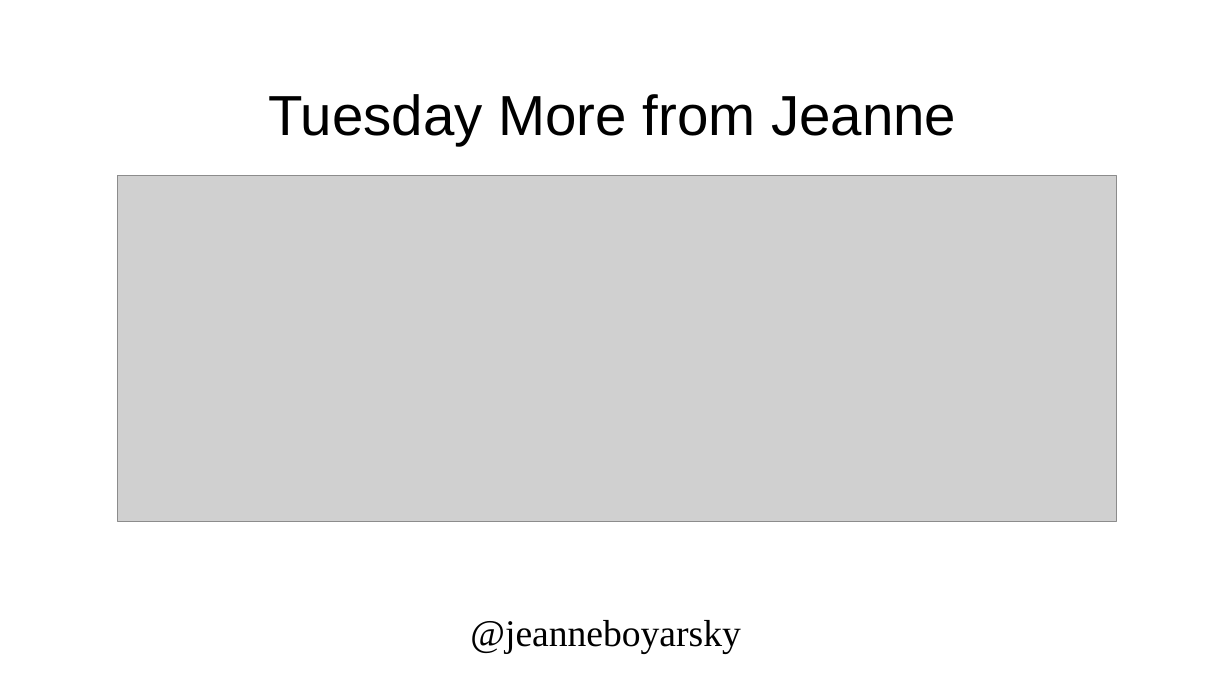
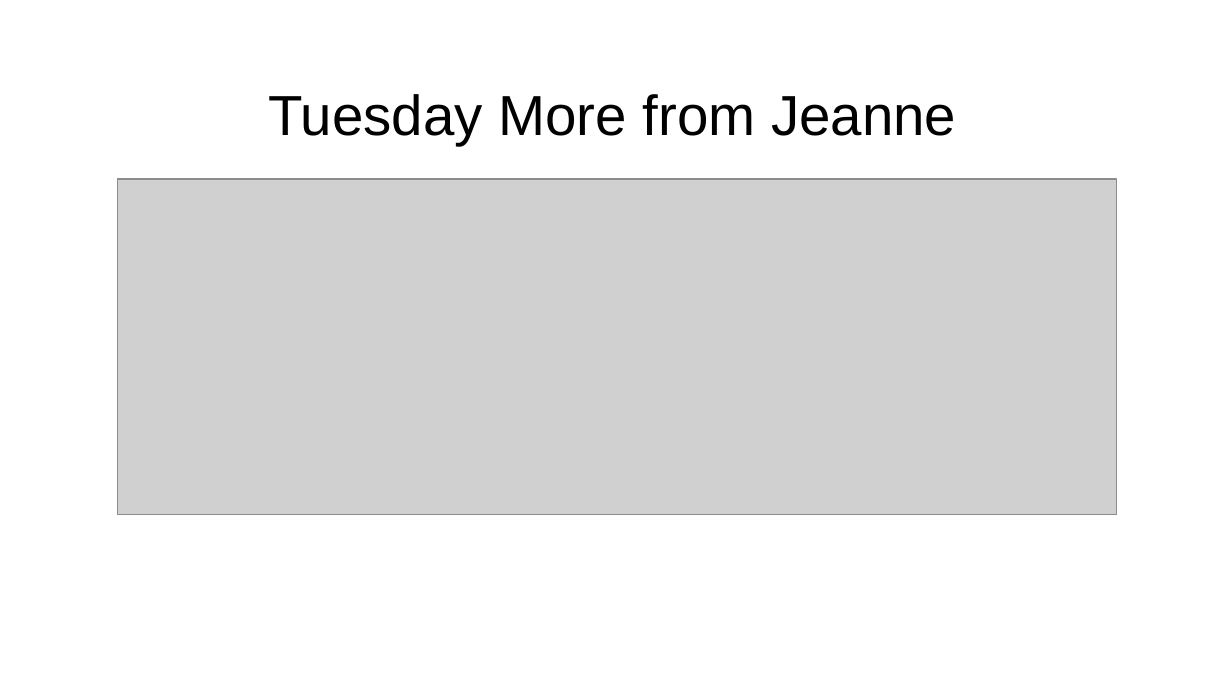
Before and after one commit to boyarsky/OracleCodeOne2018-HOL-Automating-Stack-Groovy, a slide deck: slide 3 of 2018-OracleCodeOne-Authomating Stack.ppt. Drawn at 1232x693 pixels with LibreOffice and Linux fonts; fonts in the diff are those of the drawing; grey boxes stand for pictures; background and template pictures are left out. Boxes give left, top, right and bottom in pixels: in the first picture for what was removed or moved away, otherwise in the second. Text is boxed around its words. In the diff, an @@ line names an element or a change of style, - is before the commit and + after.

Commit message:
remove jeanne's twitter from footer

```diff
--- a/2018-OracleCodeOne-Authomating Stack.ppt
+++ b/2018-OracleCodeOne-Authomating Stack.ppt
@@ picture: place and size @@
-picture at [117,176,1116,522]
+picture at [117,179,1116,515]
@@ text removed at [470,620,740,654] @@
-@jeanneboyarsky
```
Also in this commit, not shown: 16 other slides changed.
